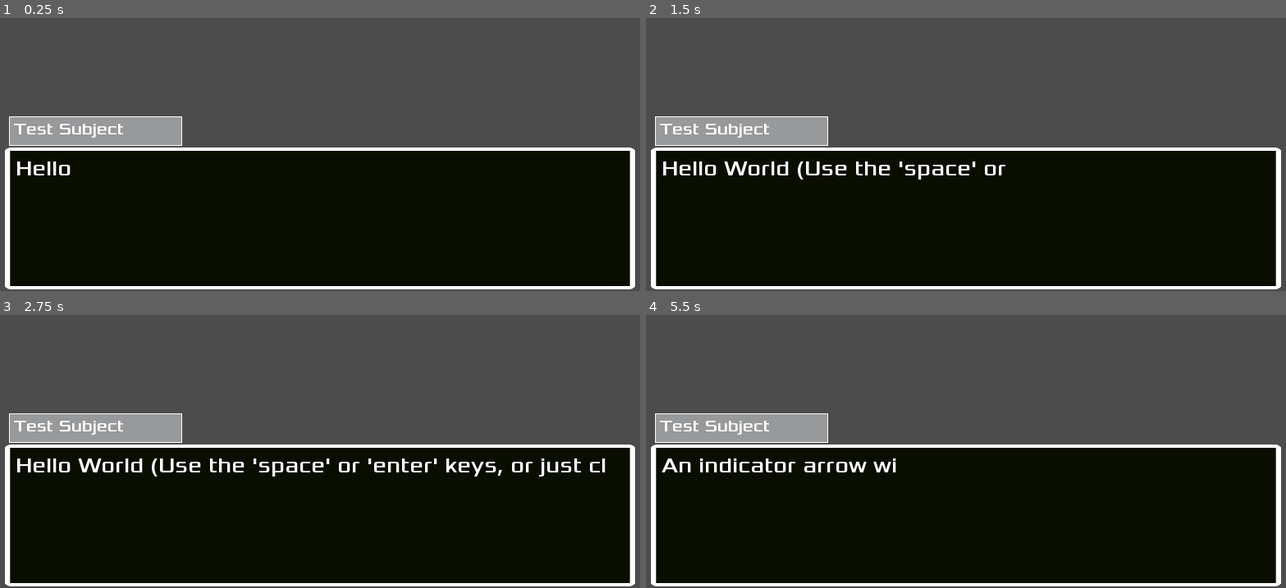
Above: before the commit, frames 1-4 (two rows, left to right).
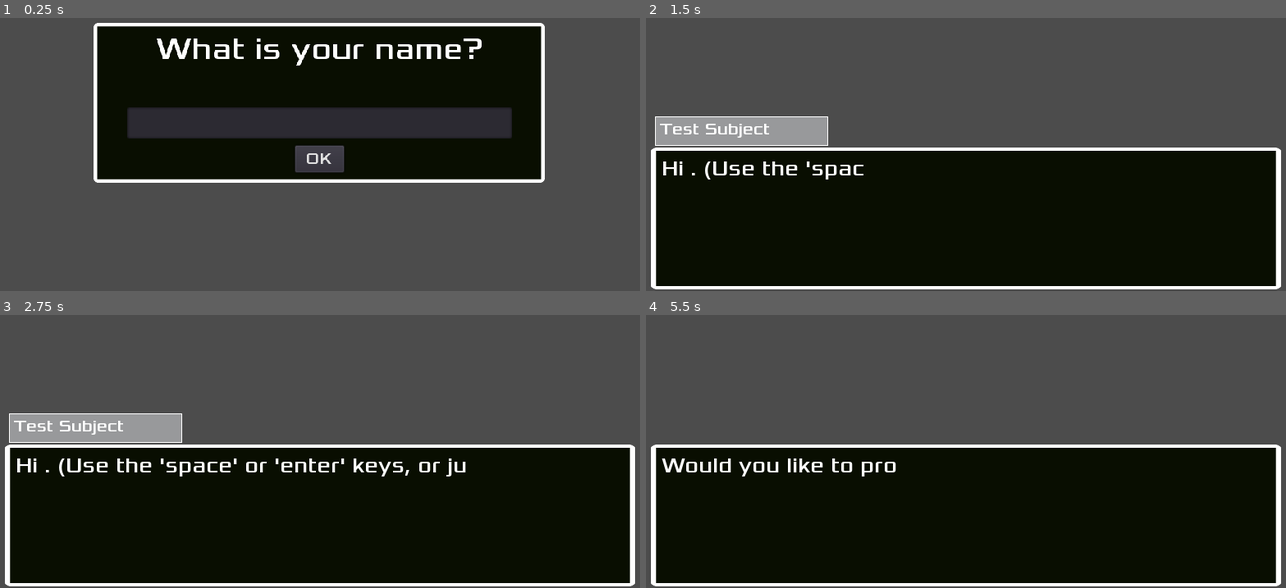
Above: after the commit, the same moments.

Repository: UHSGDC/Photographers-Hike
Game: Godot game, scene res://Scenes/Text Engine.tscn
Same seed, same stepped clock (60 frames per second), same inputs: the game is played once before the commit and once after it. This scene is started directly instead of the project's main scene.
Inputs (mouse positions are in pixels of both pictures, inside the frame that each line leads up to):
- Up to frame 1 (0.25 s): no input
- Up to frame 2 (1.5 s): click (966, 159) at 0.5 s, where only the run after the commit has a clickable "OK"; click (966, 217) at 1.25 s
- Up to frame 3 (2.75 s): tap Enter (ui_accept) at 2 s; move the mouse to (460, 372) at 2.02 s; hold D (right) from 2.03 s (still down); tap Backspace (ui_del_char, bound only after the commit) at 2.1 s; click (460, 372) at 2.17 s; tap Space (jump) at 2.27 s
- Up to frame 4 (5.5 s): move the mouse to (831, 410) at 2.77 s; tap Backspace (ui_del_char, bound only after the commit) every 0.75 s from 2.85 to 5.1 s; tap Space (jump) at 3.02, 4.52, 5.27 s; move the mouse to (outside the picture) at 3.52 s; release D (right) at 3.53 s; hold A (left) 3.53-4.28 s; move the mouse to (934, 470) at 4.27 s; hold D (right) from 4.28 s (still down); click (934, 470) at 4.42 s; move the mouse to (1164, 451) at 5.02 s

The runs differ from the first frame. In frame 1, 78% of the frame differs, in the area x 0-100%, y 1-100%; in frame 2, 1.1%; in frame 3, 2.1%; in frame 4, 3.8%.

Commit message:
User Input
-Added a way for users to input text
-Added a response system where players can select a response
-Added JSON reading for those functions (unfinished)
-Added Answer Box and Input scenes

Diff:
--- /dev/null
+++ b/PhotographersHike/Scenes/Answer Option.tscn
@@ -0,0 +1,49 @@
+[gd_scene load_steps=6 format=2]
+
+[ext_resource path="res://Art/AnswerBoxPressed.png" type="Texture" id=1]
+[ext_resource path="res://Scripts/Answer Option.gd" type="Script" id=2]
+[ext_resource path="res://Art/AnswerBoxDefault.png" type="Texture" id=3]
+[ext_resource path="res://Fonts/Xolonium-Regular.ttf" type="DynamicFontData" id=4]
+
+[sub_resource type="DynamicFont" id=1]
+size = 49
+font_data = ExtResource( 4 )
+
+[node name="Answer Option" type="Control"]
+anchor_right = 1.0
+anchor_bottom = 1.0
+margin_left = 2.0
+margin_right = 2.0
+script = ExtResource( 2 )
+
+[node name="Text" type="Label" parent="."]
+anchor_left = 0.5
+anchor_top = 0.5
+anchor_right = 0.5
+anchor_bottom = 0.5
+margin_left = -152.0
+margin_top = -48.0
+margin_right = 152.0
+margin_bottom = 48.0
+custom_fonts/font = SubResource( 1 )
+text = "Hello World"
+align = 3
+autowrap = true
+max_lines_visible = 2
+
+[node name="Box" type="TextureButton" parent="Text"]
+show_behind_parent = true
+anchor_left = 0.5
+anchor_top = 0.5
+anchor_right = 0.5
+anchor_bottom = 0.5
+margin_left = -160.0
+margin_top = -52.0
+margin_right = 694.0
+margin_bottom = 262.0
+rect_scale = Vector2( 0.374, 0.331 )
+texture_normal = ExtResource( 3 )
+texture_pressed = ExtResource( 1 )
+texture_hover = ExtResource( 1 )
+
+[connection signal="pressed" from="Text/Box" to="." method="_on_TextBox_pressed"]
--- /dev/null
+++ b/PhotographersHike/Scenes/Input.tscn
@@ -0,0 +1,80 @@
+[gd_scene load_steps=8 format=2]
+
+[ext_resource path="res://Scripts/Input.gd" type="Script" id=1]
+[ext_resource path="res://Fonts/Xolonium-Regular.ttf" type="DynamicFontData" id=2]
+[ext_resource path="res://Art/TextBox3.png" type="Texture" id=3]
+[ext_resource path="res://Fonts/PressStart2P-Regular.ttf" type="DynamicFontData" id=4]
+
+[sub_resource type="DynamicFont" id=2]
+font_data = ExtResource( 2 )
+
+[sub_resource type="DynamicFont" id=1]
+size = 30
+font_data = ExtResource( 2 )
+
+[sub_resource type="DynamicFont" id=3]
+size = 20
+font_data = ExtResource( 4 )
+
+[node name="Input" type="Control"]
+anchor_left = 0.5
+anchor_top = 0.5
+anchor_right = 0.5
+anchor_bottom = 0.5
+margin_left = -179.5
+margin_top = -108.0
+margin_right = 300.5
+margin_bottom = 180.0
+rect_scale = Vector2( 0.75, 0.75 )
+script = ExtResource( 1 )
+
+[node name="NinePatchRect" type="NinePatchRect" parent="."]
+anchor_left = 0.5
+anchor_top = 0.5
+anchor_right = 0.5
+anchor_bottom = 0.5
+margin_left = -220.0
+margin_top = -78.0
+margin_right = 220.0
+margin_bottom = 78.0
+texture = ExtResource( 3 )
+
+[node name="Button" type="Button" parent="."]
+anchor_left = 0.5
+anchor_top = 0.5
+anchor_right = 0.5
+anchor_bottom = 0.5
+margin_left = -24.0
+margin_top = 42.0
+margin_right = 24.0
+margin_bottom = 68.0
+custom_fonts/font = SubResource( 2 )
+text = "OK"
+
+[node name="Question" type="Label" parent="."]
+anchor_left = 0.5
+anchor_top = 0.5
+anchor_right = 0.5
+anchor_bottom = 0.5
+margin_left = -208.0
+margin_top = -71.0
+margin_right = 208.0
+margin_bottom = -7.0
+custom_fonts/font = SubResource( 1 )
+text = "Hello World"
+align = 1
+
+[node name="InputBox" type="LineEdit" parent="."]
+anchor_left = 0.5
+anchor_top = 0.5
+anchor_right = 0.5
+anchor_bottom = 0.5
+margin_left = -187.0
+margin_top = 5.0
+margin_right = 188.0
+margin_bottom = 35.0
+custom_fonts/font = SubResource( 3 )
+
+[connection signal="pressed" from="Button" to="." method="_on_Input_Completed"]
+[connection signal="text_entered" from="InputBox" to="." method="_on_InputBox_text_entered"]
+[connection signal="text_entered" from="InputBox" to="." method="_on_Input_Completed"]
--- a/PhotographersHike/Scenes/Text Engine.tscn
+++ b/PhotographersHike/Scenes/Text Engine.tscn
@@ -6,6 +6,8 @@
 [ext_resource path="res://Scenes/FileOpener.tscn" type="PackedScene" id=4]
 [ext_resource path="res://Art/TextBox3.png" type="Texture" id=5]
 [ext_resource path="res://Art/Outline.png" type="Texture" id=6]
+[ext_resource path="res://Scenes/Answer Option.tscn" type="PackedScene" id=7]
+[ext_resource path="res://Scenes/Input.tscn" type="PackedScene" id=8]
 
 [sub_resource type="StyleBoxEmpty" id=4]
 
@@ -85,4 +87,20 @@
 
 [node name="FileOpener" parent="." instance=ExtResource( 4 )]
 
+[node name="Answer Option" parent="." instance=ExtResource( 7 )]
+visible = false
+margin_left = 402.0
+margin_top = 199.0
+margin_right = 402.0
+margin_bottom = 199.0
+rect_scale = Vector2( 0.4, 0.23 )
+
+[node name="Input" parent="." instance=ExtResource( 8 )]
+visible = false
+margin_left = 240.0
+margin_top = 150.0
+margin_right = 240.0
+margin_bottom = 150.0
+
 [connection signal="pressed" from="TextOutput/TextBox/ClickDetection" to="." method="_on_ClickDetection_pressed"]
+[connection signal="input_completed" from="Input" to="." method="_on_Answer_Selected"]
--- /dev/null
+++ b/PhotographersHike/Scripts/Answer Option.gd
@@ -0,0 +1,22 @@
+extends Control
+
+signal clicked
+
+
+
+# Called when the node enters the scene tree for the first time.
+func _ready():
+	pass
+
+
+func init(text: String, position: Vector2, scale: Vector2):
+	$Text.text = text
+	self.rect_scale = scale
+	self.rect_position = position
+	return self
+
+
+
+
+func _on_TextBox_pressed():
+	emit_signal("clicked", $Text.text)
--- /dev/null
+++ b/PhotographersHike/Scripts/Input.gd
@@ -0,0 +1,38 @@
+extends Control
+
+var text
+
+
+signal input_completed
+
+# Declare member variables here. Examples:
+# var a = 2
+# var b = "text"
+
+
+# Called when the node enters the scene tree for the first time.
+func _ready():
+	pass
+
+
+
+func init(question: String):
+	$Question.text = question
+	$InputBox.text = ""
+
+
+#func _input(event):
+#	if Input.is_action_just_pressed("ui_del_char"):
+#			text = $InputBox.text
+#			$InputBox.text = text.trim_suffix(text[-1])
+#
+#	elif event is InputEventKey and event.pressed:
+#		$InputBox.append_at_cursor(event.unicode)
+
+
+
+
+
+func _on_Input_Completed(_text = null):
+	print("Text Entered")
+	emit_signal("input_completed", $InputBox.text)
--- a/PhotographersHike/Scripts/Text Engine.gd
+++ b/PhotographersHike/Scripts/Text Engine.gd
@@ -2,9 +2,14 @@
 #I know that the head node is a control node (not Node2D), but I didn't want to create issues by renaming the node
 
 
-
+const AnswerOptionScene = preload("res://Scenes//Answer Option.tscn")
 const accepted_keys: Array = [KEY_SPACE, KEY_ENTER]
 const dialog_json_filepath: String = "res://dialog.json" #don't have the file yet
+
+const OptionScale = Vector2(0.4, 0.2)
+
+
+
 
 var next_indicator = load("res://Scenes//NextIcon.tscn")
 
@@ -14,25 +19,35 @@
 
 
 
+var answer: String
+
 var strlist
 
 signal next
+signal answered
 
 
 # Important thing to note: if you want the background to pause, use yield(func, "completed") like I do here
 func _ready():
 	#$TextOutput.max_lines_visible = 4
-	yield(text_dialog("Hello World (Use the 'space' or 'enter' keys, or just click the textbox)", 15, 0.05, "Test Subject"), "completed")
-	yield(text_dialog("An indicator arrow will appear at the bottom of the textbox... now!", 15, 0.05, "Test Subject"), "completed")
-	yield(text_dialog("Text can go really fast...", 15, 0.01, "Test Subject"), "completed")
-	yield(text_dialog("Or instantaneously...", 15, 0, "Test Subject"), "completed")
-	yield(text_dialog("Or VERY slowly...", 15, 0.25, "Test Subject"), "completed")
-	yield(text_dialog("Text files can be read", 15, 0.05, "Test Subject"), "completed")
-	yield(text_dialog("As well as JSON files", 15, 0.05, "Test Subject"), "completed")
-	for index in range(3):
-		yield(json_text_dialog("Test Subject", str(index), 15, 0.05), "completed")
-	yield(json_text_dialog("Test Subject", "Farewell", 15, 0.05), "completed")
-	yield(text_dialog("Line1\nLine2\nLine3\nLine4\nLine5\nLine6", 15, 0.05, "Tester"), "completed")
+
+	var name: String = yield(input_dialog("What is your name?"), "completed")
+
+	yield(text_dialog("Hi " + name +  ". (Use the 'space' or 'enter' keys, or just click the textbox)", 15, 0.05, "Test Subject"), "completed")
+
+	if yield(question_dialog("Would you like to proceed?", 15, 0.05), "completed") == "Yes":
+
+
+		yield(text_dialog("An indicator arrow will appear at the bottom of the textbox... now!", 15, 0.05, "Test Subject"), "completed")
+		yield(text_dialog("Text can go really fast...", 15, 0.01, "Test Subject"), "completed")
+		yield(text_dialog("Or instantaneously...", 15, 0, "Test Subject"), "completed")
+		yield(text_dialog("Or VERY slowly...", 15, 0.25, "Test Subject"), "completed")
+		yield(text_dialog("Text files can be read", 15, 0.05, "Test Subject"), "completed")
+		yield(text_dialog("As well as JSON files", 15, 0.05, "Test Subject"), "completed")
+		for index in range(3):
+			yield(json_text_dialog("Test Subject", str(index), 15, 0.05), "completed")
+		yield(json_text_dialog("Test Subject", "Farewell", 15, 0.05), "completed")
+		yield(text_dialog("Line1\nLine2\nLine3\nLine4\nLine5\nLine6", 15, 0.05), "completed")
 
 func wait(seconds: float):
 	#use it like this: yield(wait(1), "completed")
@@ -40,18 +55,20 @@
 	yield(get_tree().create_timer(seconds), "timeout")
 
 
-func appear():
-	pass
 
-func disappear():
-	pass
 
-func text_dialog(string: String, size: int = label_style.size, delay: float = 0.0, speaker_name: String = "Nobody", sound = null):
-	#'sound' parameter should be AudioStreamPlayer2D. Not implemented yet.
-	#should make it so it sounds like Celeste, but I need sounds in order to test it out and implement this
-	$CharacterName.text = speaker_name
-	label_style.size = size
-	$CharacterName.show()
+
+
+
+func text_output(string: String, size: int = label_style.size, delay: float = 0.0, speaker_name: String = "", sound = null) -> void:
+	#does not return anything, just saves some typing
+	$Input.hide()
+	if speaker_name:
+		$CharacterName.text = speaker_name
+		label_style.size = size
+		$CharacterName.show()
+	else:
+		$CharacterName.hide()
 	$TextOutput.show()
 	if delay <= 0.0:
 		$TextOutput.text = string
@@ -61,16 +78,25 @@
 			$TextOutput.text += character
 			yield(wait(delay), "completed")
 
+func text_disappear():
+	$CharacterName.hide()
+	$TextOutput.hide()
+	$CharacterName.text = ""
+	$TextOutput.text = ""
+
+
+func text_dialog(string: String, size: int = label_style.size, delay: float = 0.0, speaker_name: String = "", sound = null):
+	#'sound' parameter should be AudioStreamPlayer2D. Not implemented yet.
+	#should make it so it sounds like Celeste, but I need sounds in order to test it out and implement this
+	yield(text_output(string, size, delay, speaker_name, sound), "completed")
+
 	var NextIndicator = next_indicator.instance()
 	add_child(NextIndicator)
 
 	yield(self, "next")
 
 	NextIndicator.queue_free()
-	$CharacterName.hide()
-	$TextOutput.hide()
-	$CharacterName.text = ""
-	$TextOutput.text = ""
+	text_disappear()
 
 	return
 
@@ -79,21 +105,65 @@
 	return
 
 
-func question_dialog(string: String, size: int = label_style.size, delay: float = 0.0, speaker_name: String = "Nobody", options: Array = ["Yes", "No"], sound = null):
-	pass
-	#I may need to create some buttons for response options
+func question_dialog(string: String, size: int = label_style.size, delay: float = 0.0, speaker_name: String = "", answer_options: Array = ["Yes", "No"], sound = null):
+	var answerOptionScenes: Array = []
+	var OptionCoords: Vector2 = Vector2(402, 199) #start pos
+	#no more than 4 dialog options supported
+
+	$TextOutput.rect_size.x = 315
+
+	#use the subprocess (is it called that...?)
+	yield(text_output(string, size, delay, speaker_name, sound), "completed")
+
+	var optionBoxInstance
+
+	for option in answer_options:
+
+		optionBoxInstance = AnswerOptionScene.instance().init(option, OptionCoords, OptionScale)
+		add_child(optionBoxInstance)
+
+		optionBoxInstance.rect_position = OptionCoords
+		OptionCoords.y += 24 #this value works the best for spacing
 
 
-func input_dialog():
-	pass
+		answerOptionScenes.append(optionBoxInstance)
+		optionBoxInstance.connect("clicked", self, "_on_Answer_Selected")
 
+	yield(self, "answered")
+
+	$TextOutput.rect_size.x = 446
+
+	for node in answerOptionScenes:
+		node.queue_free()
+
+	text_disappear()
+
+	return answer
+
+func json_question_dialog(speaker_name: String = "", key = "", size: int = label_style.size, delay: float = 0.0, sound = null) -> void:
+	return yield(question_dialog($FileOpener.read_json(dialog_json_filepath)[speaker_name][key], size, delay, speaker_name, sound), "completed")
+
+func _on_Answer_Selected(option):
+	answer = option
+	emit_signal("answered")
+
+
+func input_dialog(question: String): #returns a value based on input
+	text_disappear()
+	$Input.show()
+	$Input.init(question)
+
+	yield(self, "answered")
+
+	return answer
+
+
+func json_input_dialog(speaker_name: String = "", key = ""):
+	return yield(input_dialog($FileOpener.read_json(dialog_json_filepath)[speaker_name][key]), "completed")
 
 #func set_size(size: int):
 #	label_style.size = size
-#func increase_size(size: int):
-#	label_style.size += size
-#func decrease_size(size: int):
-#	label_style.size -= size
+
 
 
 # Called every frame. 'delta' is the elapsed time since the previous frame.
--- a/PhotographersHike/project.godot
+++ b/PhotographersHike/project.godot
@@ -58,6 +58,11 @@
 , Object(InputEventKey,"resource_local_to_scene":false,"resource_name":"","device":0,"alt":false,"shift":false,"control":false,"meta":false,"command":false,"pressed":false,"scancode":16777233,"physical_scancode":0,"unicode":0,"echo":false,"script":null)
  ]
 }
+ui_del_char={
+"deadzone": 0.5,
+"events": [ Object(InputEventKey,"resource_local_to_scene":false,"resource_name":"","device":0,"alt":false,"shift":false,"control":false,"meta":false,"command":false,"pressed":false,"scancode":16777220,"physical_scancode":0,"unicode":0,"echo":false,"script":null)
+ ]
+}
 
 [layer_names]
 
Binary file added: PhotographersHike/Art/AnswerBoxDefault.png
Not shown, changed: PhotographersHike/Art/AnswerBoxDefault.png.import
Binary file added: PhotographersHike/Art/AnswerBoxPressed.png
Not shown, added: PhotographersHike/Art/AnswerBoxPressed.png.import
Not shown, changed: PhotographersHike/Art/Answer_Box.png.import
Binary file removed: PhotographersHike/Art/TextBox.png
Binary file removed: PhotographersHike/Art/TextBox2.png
Not shown: 1 places in PhotographersHike/Scenes/Text Engine.tscn that only renumber resources
